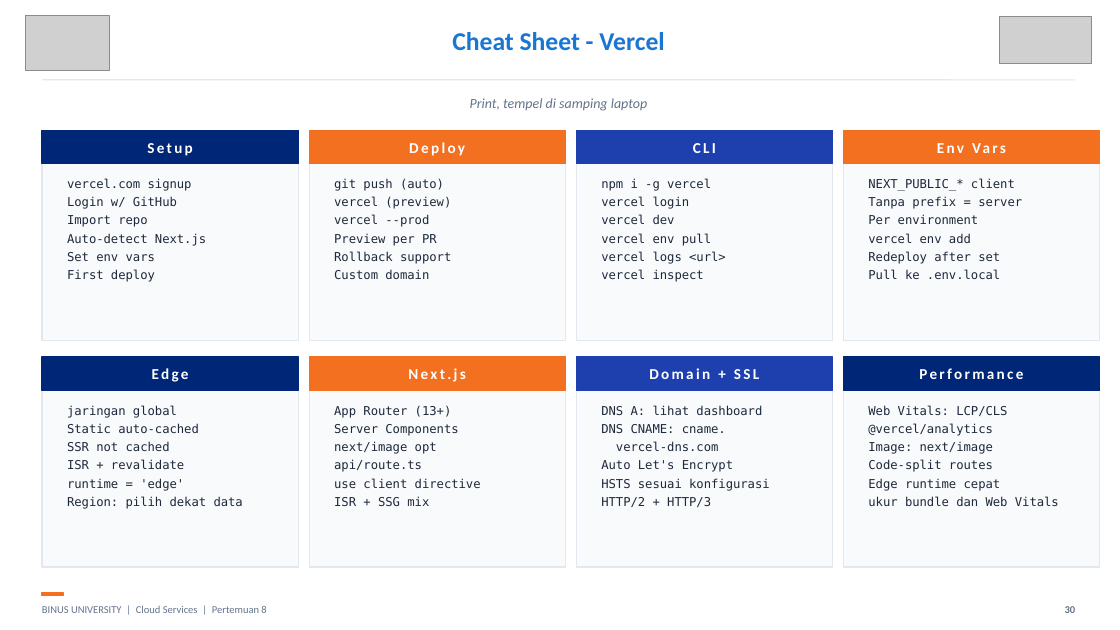
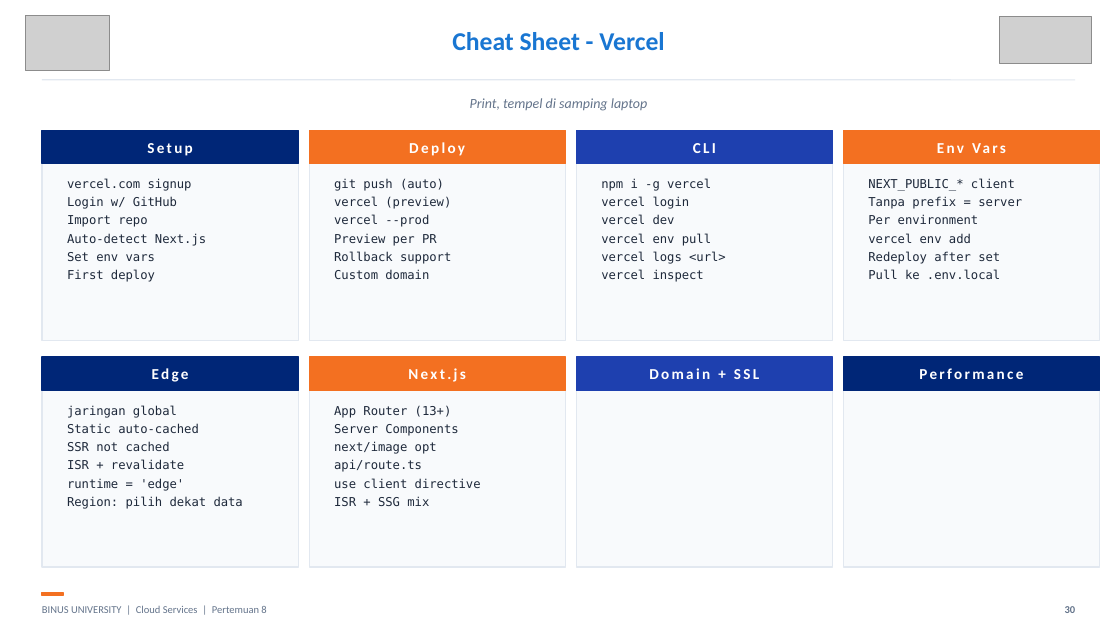
Before and after one commit to SeedFlora/meet8CloudService, a slide deck: slide 30 of slides/Teori_Pertemuan_08.pptx. Drawn at 1120x630 pixels with LibreOffice and Linux fonts; fonts in the diff are those of the drawing; grey boxes stand for pictures. Boxes give left, top, right and bottom in pixels: in the first picture for what was removed or moved away, otherwise in the second. Text is boxed around its words. In the diff, an @@ line names an element or a change of style, - is before the commit and + after.

```diff
--- a/slides/Teori_Pertemuan_08.pptx
+++ b/slides/Teori_Pertemuan_08.pptx
@@ text removed at bbox=[601, 405, 770, 507] @@
-DNS A: lihat dashboard
-DNS CNAME: cname.
-vercel-dns.com
-Auto Let's Encrypt
-HSTS sesuai konfigurasi
-HTTP/2 + HTTP/3
@@ text removed at bbox=[868, 405, 1059, 506] @@
-Web Vitals: LCP/CLS
-@vercel/analytics
-Image: next/image
-Code-split routes
-Edge runtime cepat
-ukur bundle dan Web Vitals
```
Also in this commit, not shown: 6 other slides changed, 5 other files.
